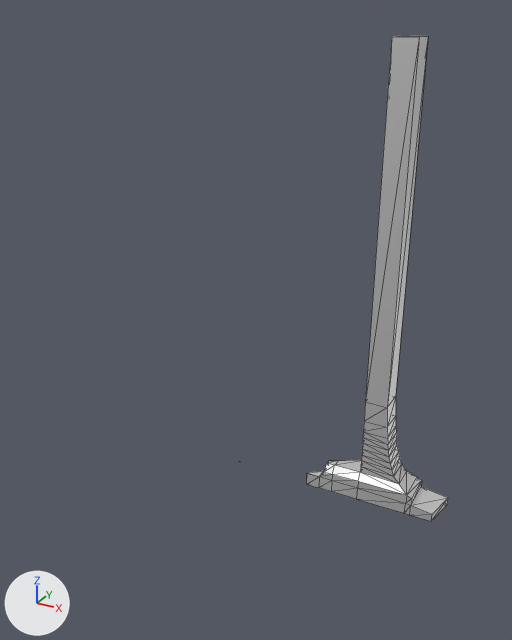
Renders of the glTF model SennaTowerTamanhoReal.glb from each side of a commit.
Both versions are drawn from a 50 mm camera at (416.0, -709.0, 575.0) aimed at (30.0, -9.0, 225.0). Arrows for +X, +Y and +Z are at lower left; the lights stay in place. Mesh edges are drawn as thin lines. Vertices at the same position are counted once.
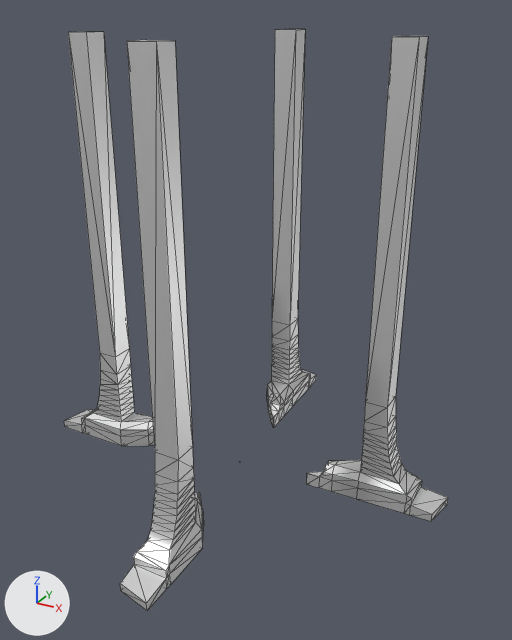
Commit message: Update Tamanho Real

The change, as JSON lines over the scene's bpy script:
```json
{"block": "me_plane", "where": "me_plane.from_pydata(...)  # 94 vertices, 180 faces; spans x -1.0..419.0, y -1.0..72.0, z 0.0..835.0"}
{"block": "me_plane", "where": "# used by ob_plane; location = (0.0, 0.0, 0.0); scale = (0.659, 0.659, 0.659)"}
{"block": "me_plane", "change": "me_plane part 1: the loose piece of 86 vertices spanning x 154.0..419.0, y 0.0..72.0, z 0.0..835.0 is copied, and the copy is turned -90 degrees about the z axis through the mesh origin; it spans x 0.0..72.0, y -419.0..-154.0, z 0.0..835.0"}
{"block": "me_plane", "change": "me_plane part 2: the loose piece of 86 vertices spanning x 154.0..419.0, y 0.0..72.0, z 0.0..835.0 is copied, and the copy is turned 90 degrees about the z axis through the mesh origin; it spans x -72.0..0.0, y 154.0..419.0, z 0.0..835.0"}
{"block": "me_plane", "change": "me_plane part 3: the loose piece of 86 vertices spanning x 154.0..419.0, y 0.0..72.0, z 0.0..835.0 is copied, and the copy is turned -180 degrees about the z axis through the mesh origin; it spans x -419.0..-154.0, y -72.0..0.0, z 0.0..835.0"}
{"op": "set", "path": "ob_plane.rotation_euler", "old": "(0.0, 0.0, 0.0)", "new": "(0.0, 0.0, 1.571)", "note": "degrees (0, 0, 0) -> degrees (0, 0, 90)"}
```

Pixel boxes [x1, y1, x2, y2] of what changed, in the pictures (512 x 640 px):
```json
{"object": "Plane", "change": "reshaped, turned", "before": [239, 36, 448, 521], "after": [64, 29, 448, 610]}
{"part": 1, "of": "me_plane", "change": "added", "after": [307, 36, 448, 521]}
{"part": 2, "of": "me_plane", "change": "added", "after": [64, 32, 154, 446]}
{"part": 3, "of": "me_plane", "change": "added", "after": [120, 40, 204, 610]}
```
